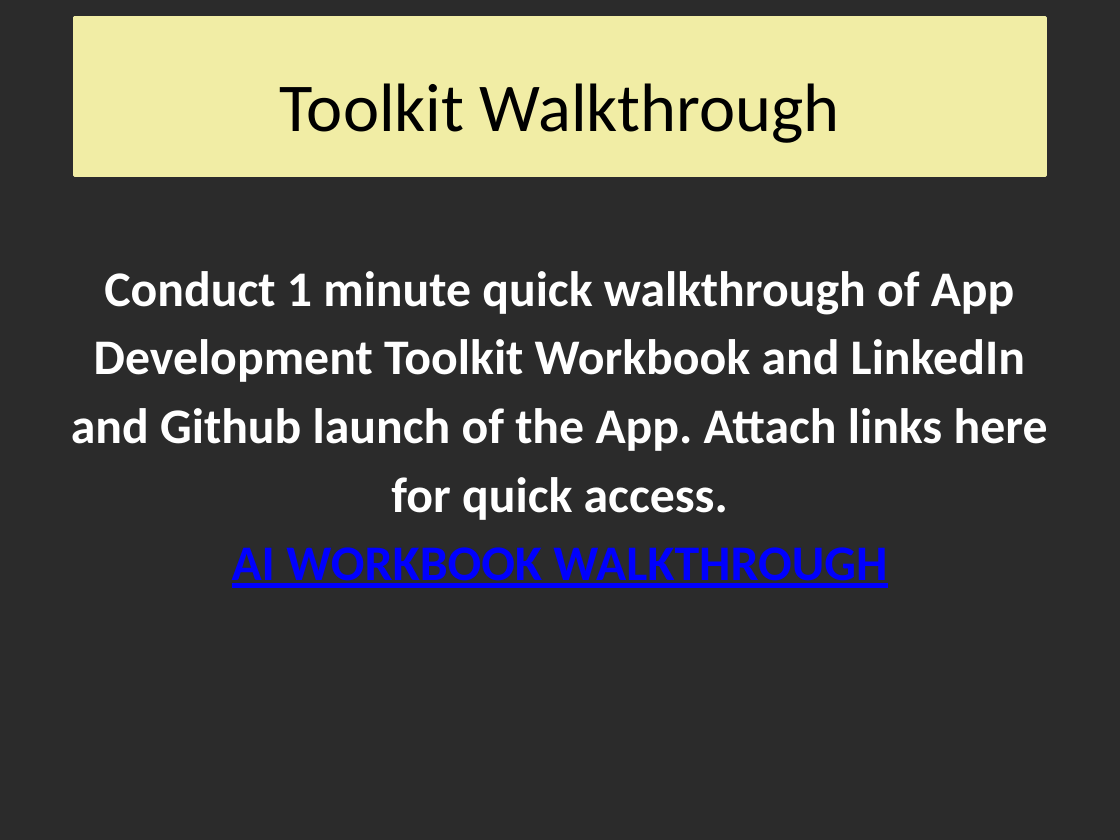
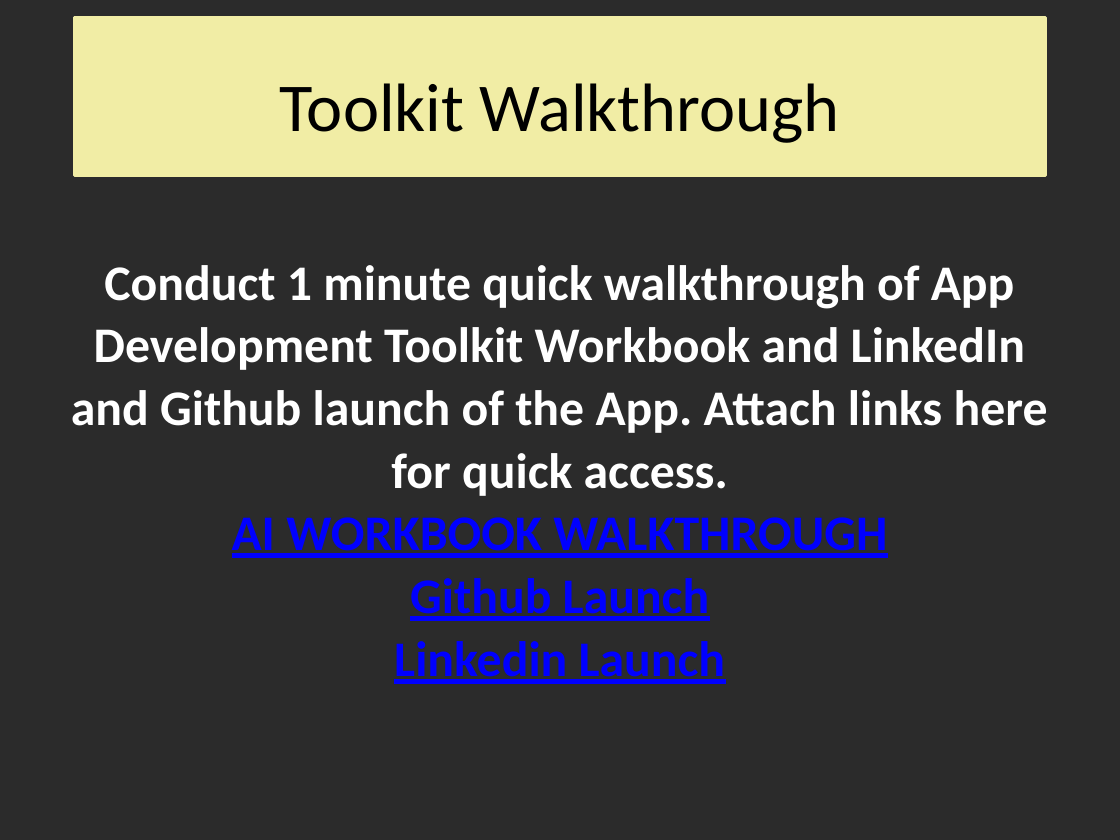
Before and after one commit to lavanyaa1614/MindMend, a slide deck: slide 15 of MindMend User Manual.pptx. Drawn at 1120x840 pixels with LibreOffice and Linux fonts; fonts in the diff are those of the drawing; background and template pictures are left out; a plain dark background stands for a picture behind light text. Boxes give left, top, right and bottom in pixels: in the first picture for what was removed or moved away, otherwise in the second. Text is boxed around its words. In the diff, an @@ line names an element or a change of style, - is before the commit and + after.

```diff
--- a/MindMend User Manual.pptx
+++ b/MindMend User Manual.pptx
@@ text at [71,265,1048,558]: line spacing 1.15 to 1.05 @@
@@ text at [394,578,725,684]: paragraphs added @@
+Github Launch
+Linkedin Launch
```
